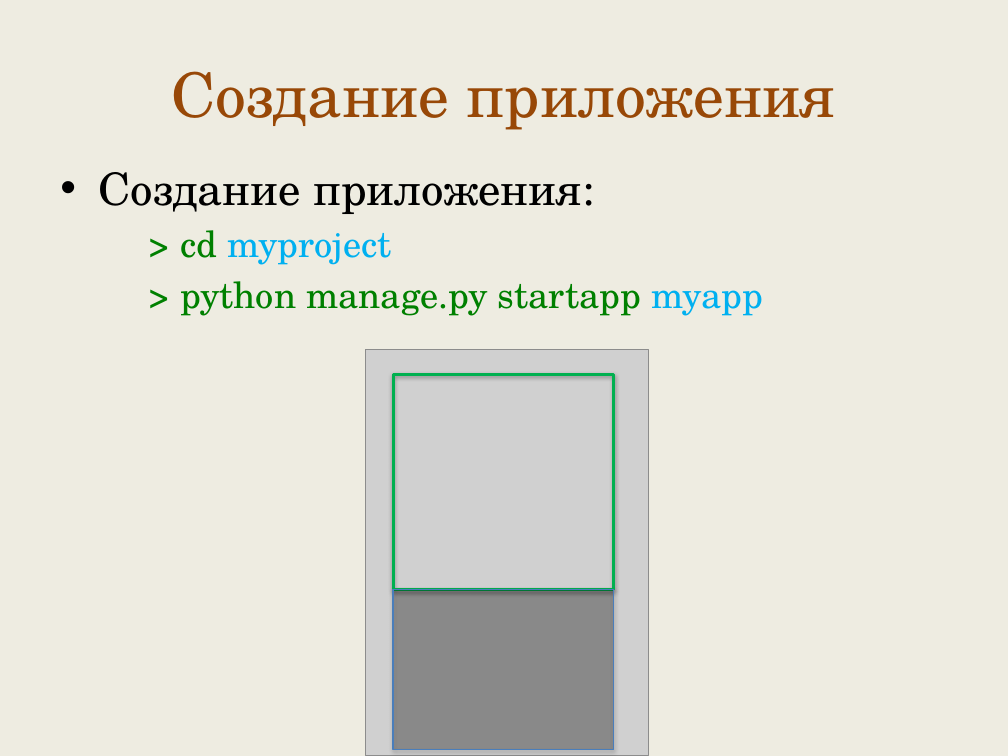
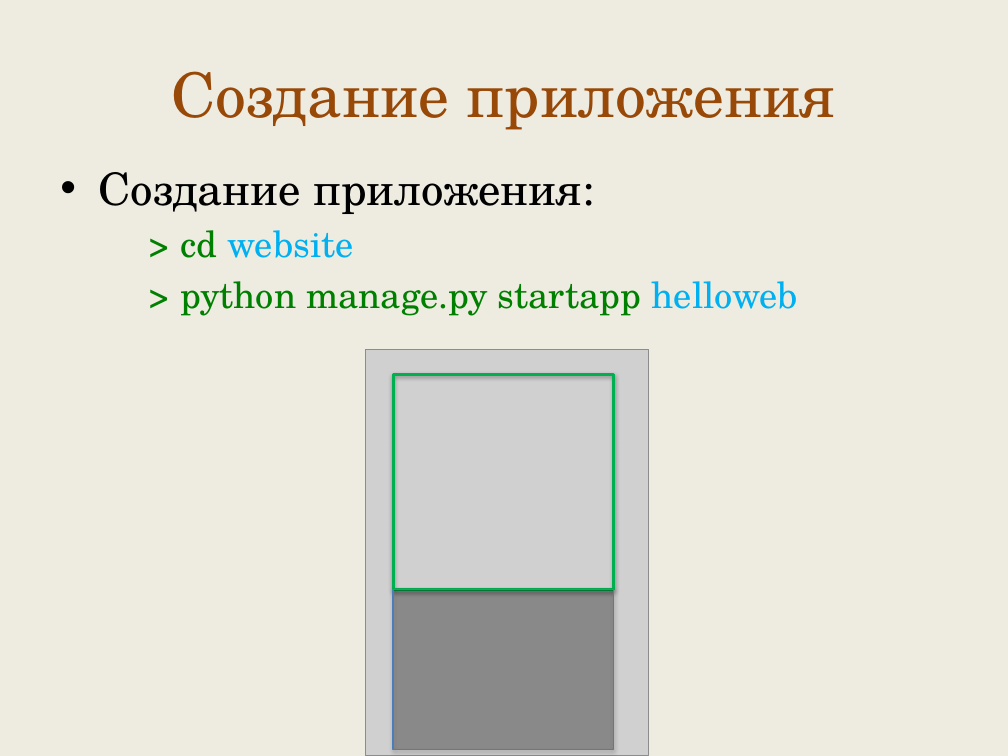
Before and after one commit to maxchv/LearnPython, a slide deck: slide 9 of week11/intro_django.pptx. Drawn at 1008x756 pixels with LibreOffice and Linux fonts; fonts in the diff are those of the drawing; grey boxes stand for pictures. Boxes give left, top, right and bottom in pixels: in the first picture for what was removed or moved away, otherwise in the second. Text is boxed around its words. In the diff, an @@ line names an element or a change of style, - is before the commit and + after.

```diff
--- a/week11/intro_django.pptx
+++ b/week11/intro_django.pptx
@@ text at (181,230,798,316): text changed @@
-> cd myproject
-> python manage.py startapp myapp
+> cd website
+> python manage.py startapp helloweb
```
Also in this commit, not shown: 1 other slide changed, 19 other files.
